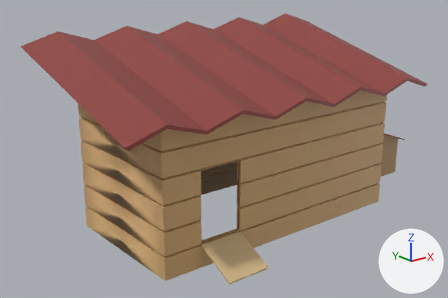
What one commit did to the FBX model Assets/Common/Models/Constructs/mod_BG_AbriCanard.fbx.
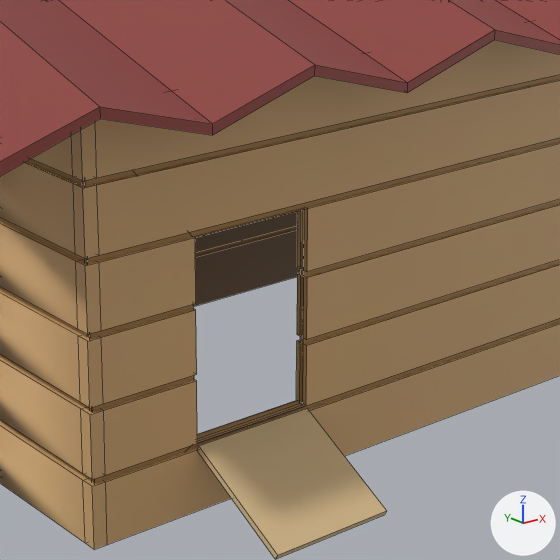
There are two pictures of each version: one whole from a camera (50 mm lens) standing at (-1.509, -1.785, 1.002) and looking at (-0.083, -0.003, 0.29), one close up on the part from 29% to 74% of the width and 29% to 96% of the height. Every picture has the same lights, and +X, +Y and +Z are marked at lower right. The close-ups show mesh edges as thin lines. Where no turn or scale is listed for an object, it has been applied to the vertices.
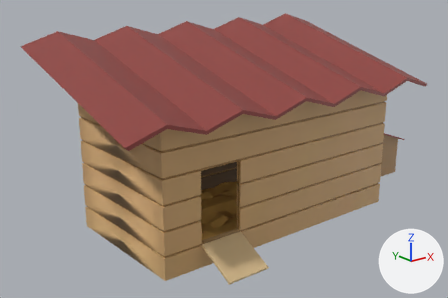
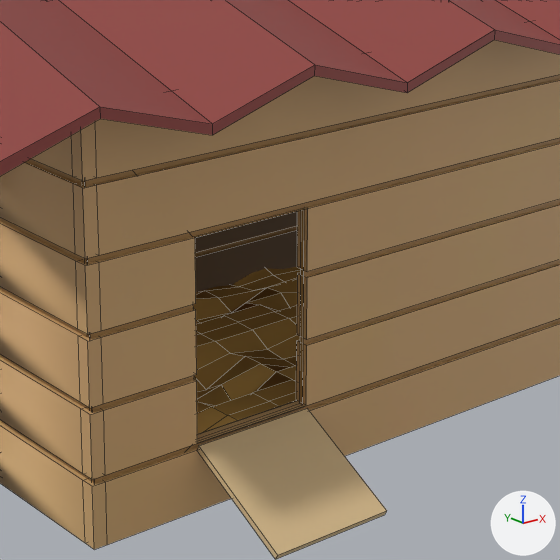
Boxes (x1, y1, x2, y2) around the edits, measured in the close-ups (560 x 560 px):
```json
{"part": 1, "of": "me_cube_004", "change": "added", "after": [193, 267, 301, 434], "on screen": "brown"}
```

The change, as JSON lines over the scene's bpy script:
```json
{"block": "me_cube_004", "where": "# used by ob_cube_002; location = (0.0, 0.0, 0.0)"}
{"op": "remove", "block": "me_cube_004", "code": "me_cube_004.from_pydata(...)  # 364 vertices, 345 faces; spans x -0.707..0.707, y -0.424..0.348, z 0.0..0.74"}
{"op": "add", "block": "me_cube_004", "code": "me_cube_004.from_pydata(...)  # 653 vertices, 601 faces; spans x -0.707..0.707, y -0.424..0.348, z 0.0..0.74"}
{"block": "me_cube_004", "change": "me_cube_004 part 1: a new loose piece of 289 vertices spanning x -0.538..0.538, y -0.271..0.271, z 0.01..0.048, in mat_material (picture img_shrine_s320170719_3_mgap5v20170719_3_fwvk5_jpg)"}
```
